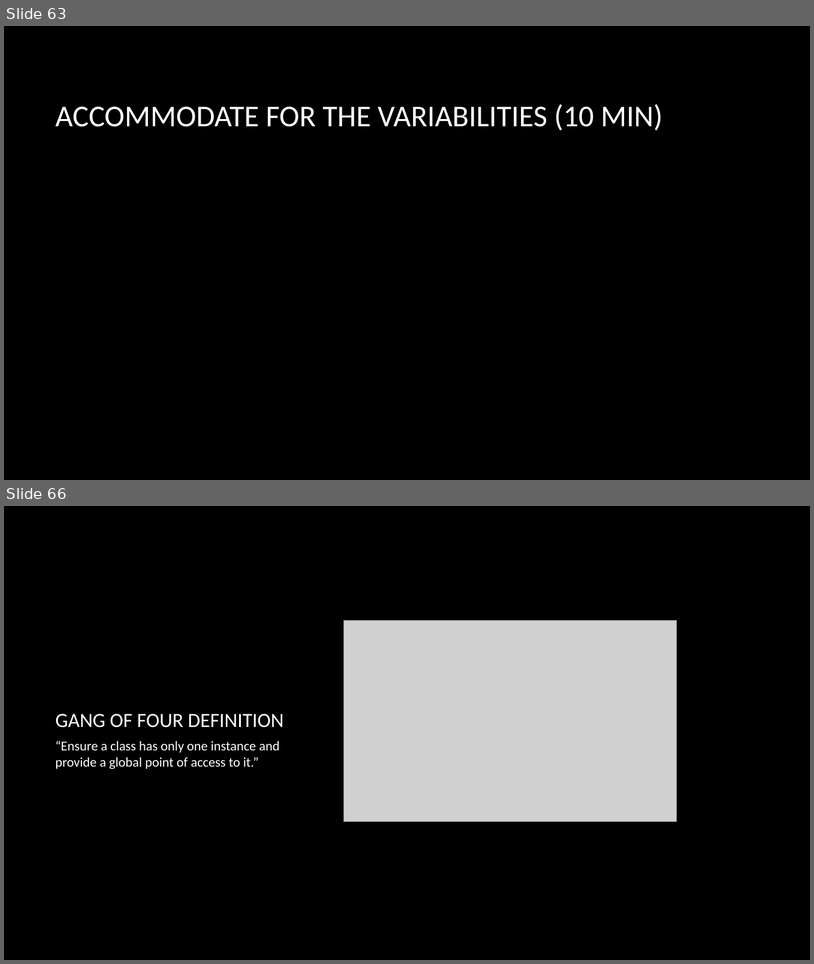
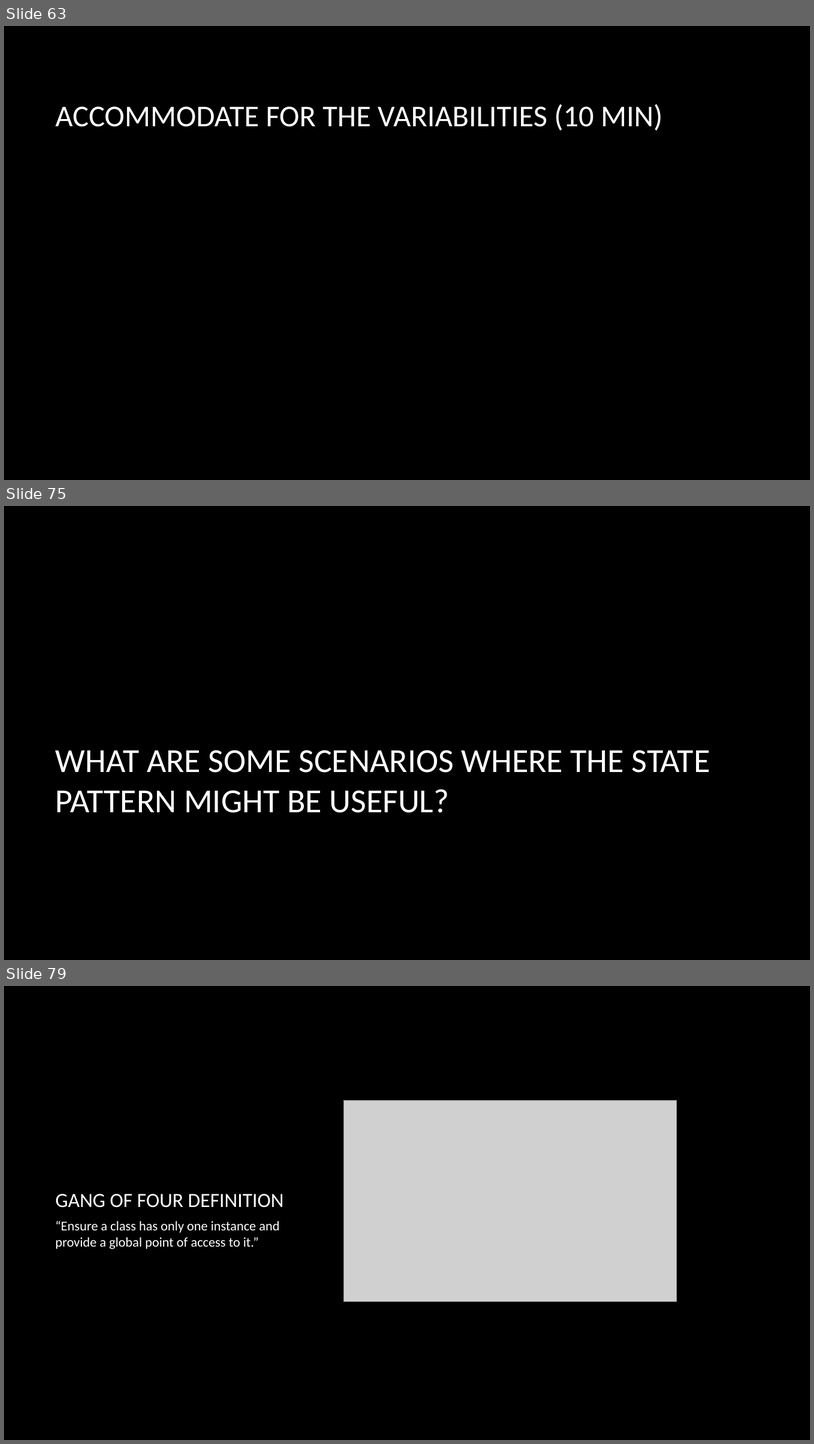
Before and after one commit to dundane/CSC360Demos, a slide deck: CSC360Demo/Design Patterns Slide Show.pptx. Shown one above the other, each under a label of ours: slides 63 and 66 before the commit, slides 63, 75 and 79 after it; the slides between them are not shown. The pictures are 814x964 and 814x1444 pixels, drawn with LibreOffice and Linux fonts; fonts in the diff are those of the drawing; grey boxes stand for pictures; background and template pictures are left out. Boxes give left, top, right and bottom in pixels: in the first picture for what was removed or moved away, otherwise in the second. Text is boxed around its words. In the diff, an @@ line names an element or a change of style, - is before the commit and + after.

Commit message:
State Pattern Demo

```diff
--- a/CSC360Demo/Design Patterns Slide Show.pptx
+++ b/CSC360Demo/Design Patterns Slide Show.pptx
@@ slide 75 added at (x1=4, y1=506, x2=810, y2=960), background picture (left out) @@
@@ title added at (x1=56, y1=750, x2=711, y2=813), 40 pt, text #FFFFFF @@
+WHAT ARE SOME SCENARIOS WHERE THE STATE PATTERN MIGHT BE USEFUL?
@@ what was slide 66 is now slide 79 @@
```
Also in this commit, not shown: 14 other slides added, 2 slides removed, 10 other files.
